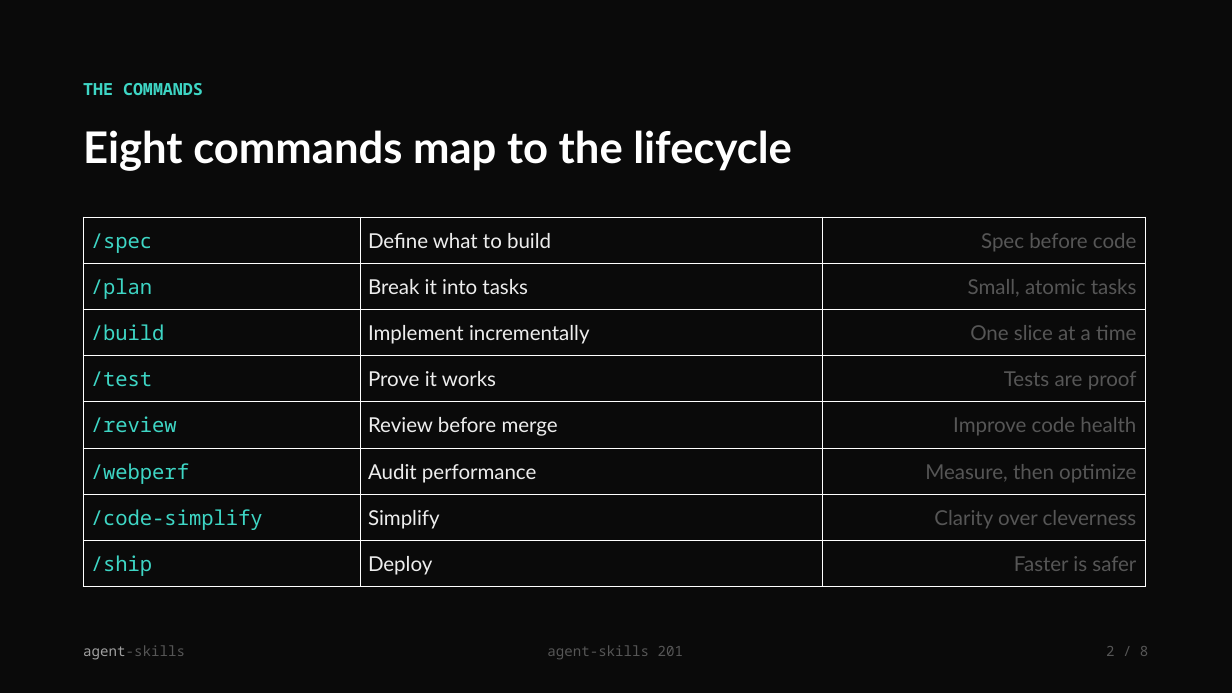
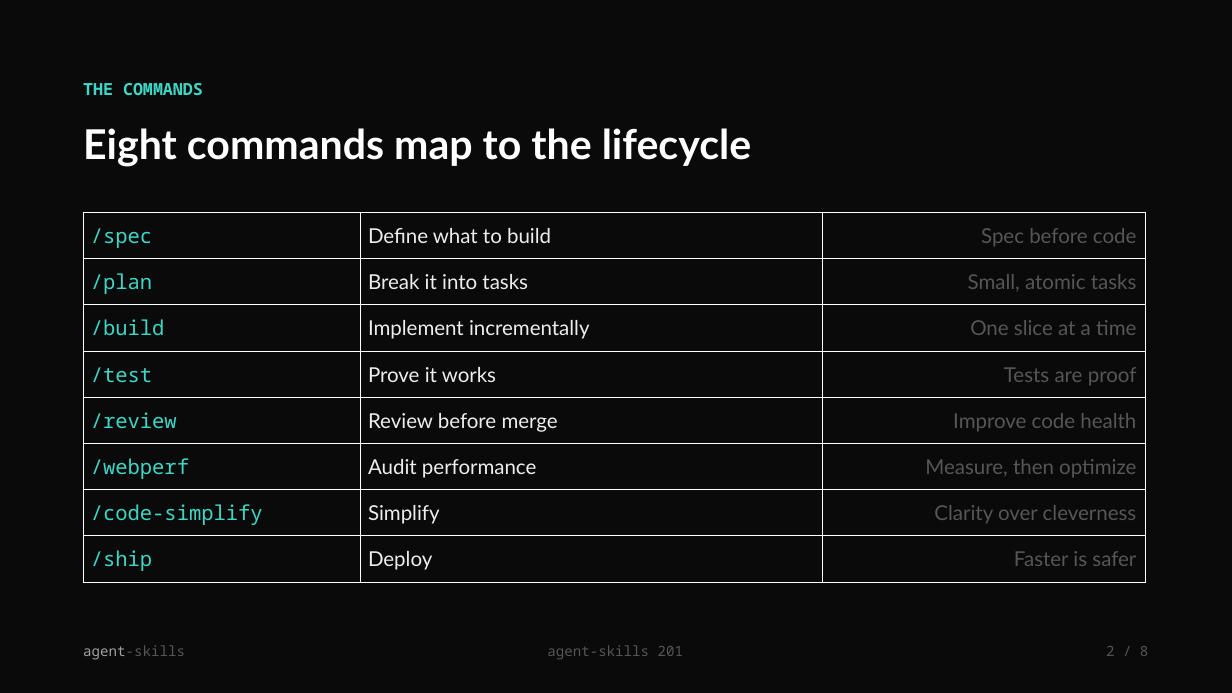
Before and after one commit to addyosmani/skills.addy.ie, a slide deck: slide 2 of public/teach/decks/agent-skills-201.pptx. Drawn at 1232x693 pixels with LibreOffice and Linux fonts; fonts in the diff are those of the drawing. Boxes give left, top, right and bottom in pixels: in the first picture for what was removed or moved away, otherwise in the second. Text is boxed around its words. In the diff, an @@ line names an element or a change of style, - is before the commit and + after.

Commit message:
Fix deck responsiveness and PPTX slide overflow
HTML decks:
- Mobile-first layout that adapts to the viewport instead of scaling a
  fixed 16:9 canvas down; switches to a framed 16:9 slide with
  container-query-unit text sizing only on larger landscape screens
- Text now always fits the slide (cqh units) so nothing overflows the canvas
- Added a 'best on desktop / rotate to landscape' hint on small portrait screens
- Larger tap targets for slide nav

PPTX decks:
- Constrain diagram images by height so they never run past the slide edge
- Trim font sizes and box geometry for safe vertical fit
- Verified every shape stays within the 7.5in slide bounds

```diff
--- a/public/teach/decks/agent-skills-201.pptx
+++ b/public/teach/decks/agent-skills-201.pptx
@@ text "Eight commands map to the ..." at (83, 128, 751, 167): size 34 to 32 pt @@
@@ table: place and size @@
-table at (83, 217, 1146, 587)
+table at (83, 213, 1146, 582)
```
Also in this commit, not shown: 7 other slides changed, 7 other files.
